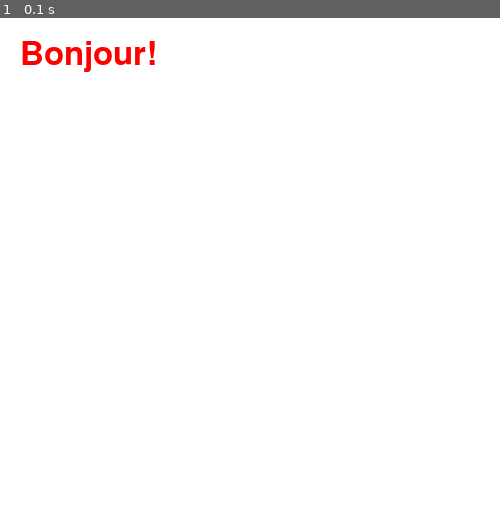
Above: before the commit, frame 1.
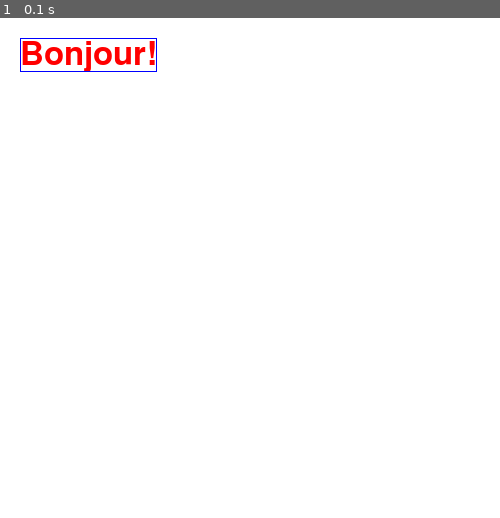
Above: after the commit, the same moment.

Repository: Ariyelito/Othello
Game: pygame game, started from pyGame/text.py
Same seed, same stepped clock (60 frames per second), same inputs: the game is played once before the commit and once after it.
Inputs:
- Up to frame 1 (0.1 s): no input

The runs differ from the first frame. In frame 1, 0.1% of the frame differs, in the area x 4-32%, y 4-11%.

Commit message:
Update text.py

Diff:
--- a/pyGame/text.py
+++ b/pyGame/text.py
@@ -20,8 +20,9 @@
     screen.fill(BLANC)
 
     img = font.render("Bonjour!", True, ROUGE)
+    rect = img.get_rect()
+    pygame.draw.rect(img, BLEU, rect, 1)
     screen.blit(img, (20, 20))
-
     pygame.display.flip()
 
 pygame.quit()
